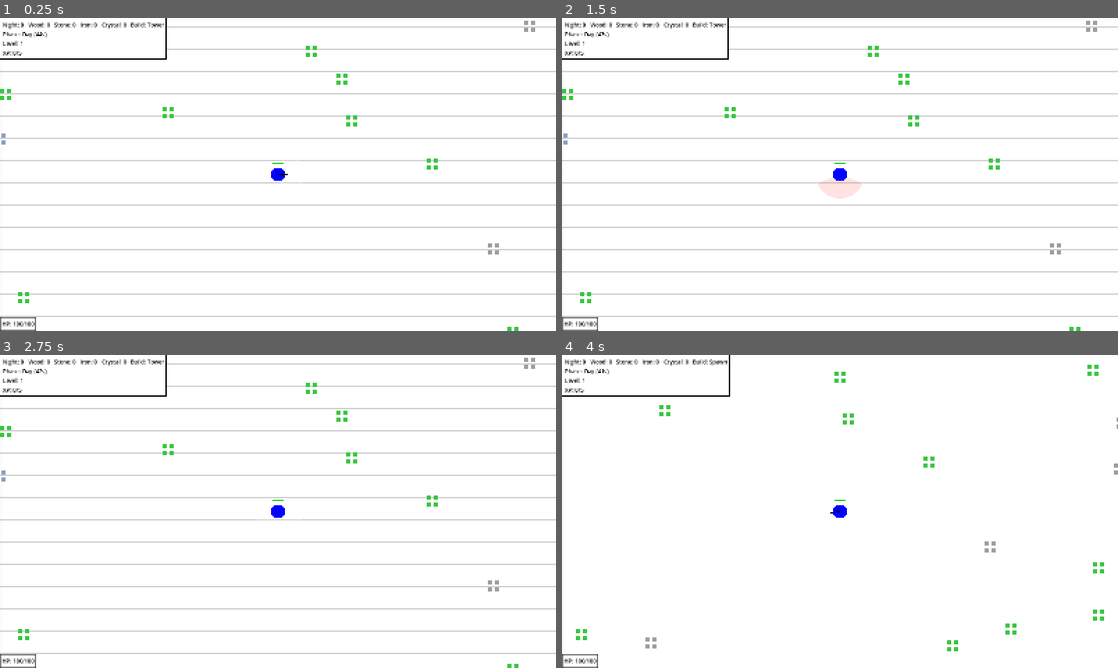
Above: before the commit, frames 1-4 (two rows, left to right).
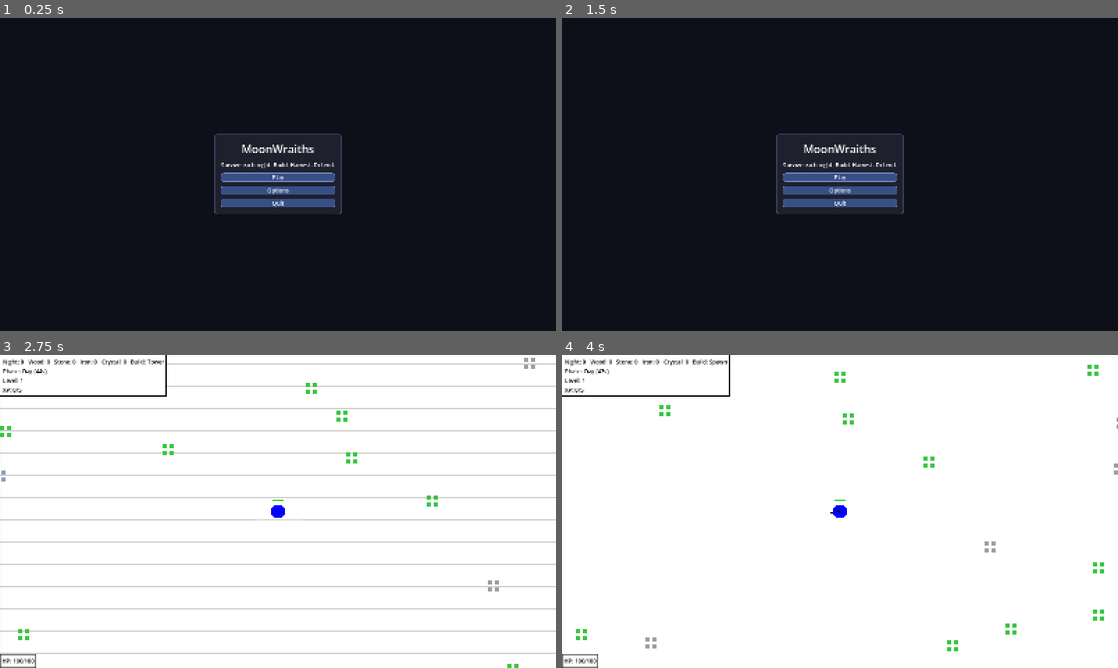
Above: after the commit, the same moments.

Repository: BigBadBaldJon/moonwraith
Game: Godot game, scene res://main_menu.tscn
The game is run twice, just before and just after one commit, with the same random seed, the same clock (stepped at 60 frames per second) and the same inputs. Before the commit the project starts from res://main.tscn. Sound files missing from this copy of the repository are replaced by a short silence.
Inputs (mouse positions are in pixels of both pictures, inside the frame that each line leads up to):
- Up to frame 1 (0.25 s): no input
- Up to frame 2 (1.5 s): click (840, 190) at 0.5 s, where only the run after the commit has a clickable "Options"; click (840, 205) at 1.25 s, where only the run after the commit has a clickable "Back"
- Up to frame 3 (2.75 s): click (278, 514) at 2 s, where only the run after the commit has a clickable "Play"
- Up to frame 4 (4 s): tap Enter at 2.75 s; move the mouse to (962, 495) at 2.77 s; hold D (move_right) 2.78-3.53 s; click (962, 495) at 2.85 s; move the mouse to (728, 527) at 3.52 s; hold S (move_down) from 3.53 s (still down); tap 1 (build_spawn) at 3.6 s

The runs differ from the first frame. In frame 1, 100% of the frame differs, in the area x 0-100%, y 0-100%; in frame 2, 100%; in frame 3, less than 0.1%; in frame 4, less than 0.1%.

Commit message:
Improve main menu text contrast and button styling

Diff:
--- /dev/null
+++ b/main_menu.gd
@@ -0,0 +1,86 @@
+extends Control
+
+const GAME_SCENE_PATH: String = "res://main.tscn"
+const MASTER_BUS_NAME: StringName = &"Master"
+
+@onready var main_panel: PanelContainer = $CenterContainer/MainPanel
+@onready var options_panel: PanelContainer = $CenterContainer/OptionsPanel
+
+@onready var play_button: Button = $CenterContainer/MainPanel/VBox/PlayButton
+@onready var options_button: Button = $CenterContainer/MainPanel/VBox/OptionsButton
+@onready var quit_button: Button = $CenterContainer/MainPanel/VBox/QuitButton
+
+@onready var fullscreen_check: CheckButton = $CenterContainer/OptionsPanel/VBox/FullscreenCheck
+@onready var volume_slider: HSlider = $CenterContainer/OptionsPanel/VBox/VolumeSlider
+@onready var volume_value_label: Label = $CenterContainer/OptionsPanel/VBox/VolumeValueLabel
+@onready var options_back_button: Button = $CenterContainer/OptionsPanel/VBox/BackButton
+
+
+func _ready() -> void:
+	get_tree().paused = false
+	_show_main_panel()
+	_sync_settings_to_ui()
+
+	play_button.pressed.connect(_on_play_pressed)
+	options_button.pressed.connect(_on_options_pressed)
+	quit_button.pressed.connect(_on_quit_pressed)
+	options_back_button.pressed.connect(_on_back_pressed)
+	fullscreen_check.toggled.connect(_on_fullscreen_toggled)
+	volume_slider.value_changed.connect(_on_master_volume_changed)
+
+
+func _show_main_panel() -> void:
+	main_panel.visible = true
+	options_panel.visible = false
+
+
+func _show_options_panel() -> void:
+	main_panel.visible = false
+	options_panel.visible = true
+
+
+func _sync_settings_to_ui() -> void:
+	fullscreen_check.button_pressed = (
+		DisplayServer.window_get_mode() == DisplayServer.WINDOW_MODE_FULLSCREEN
+	)
+
+	var master_bus_index: int = AudioServer.get_bus_index(MASTER_BUS_NAME)
+	if master_bus_index >= 0:
+		volume_slider.value = AudioServer.get_bus_volume_db(master_bus_index)
+
+	_update_volume_label(volume_slider.value)
+
+
+func _on_play_pressed() -> void:
+	get_tree().change_scene_to_file(GAME_SCENE_PATH)
+
+
+func _on_options_pressed() -> void:
+	_show_options_panel()
+
+
+func _on_quit_pressed() -> void:
+	get_tree().quit()
+
+
+func _on_back_pressed() -> void:
+	_show_main_panel()
+
+
+func _on_fullscreen_toggled(enabled: bool) -> void:
+	if enabled:
+		DisplayServer.window_set_mode(DisplayServer.WINDOW_MODE_FULLSCREEN)
+	else:
+		DisplayServer.window_set_mode(DisplayServer.WINDOW_MODE_WINDOWED)
+
+
+func _on_master_volume_changed(value: float) -> void:
+	var master_bus_index: int = AudioServer.get_bus_index(MASTER_BUS_NAME)
+	if master_bus_index >= 0:
+		AudioServer.set_bus_volume_db(master_bus_index, value)
+
+	_update_volume_label(value)
+
+
+func _update_volume_label(value: float) -> void:
+	volume_value_label.text = "Master Volume: " + str(int(round(value))) + " dB"
--- /dev/null
+++ b/main_menu.tscn
@@ -0,0 +1,170 @@
+[gd_scene format=3]
+
+[ext_resource type="Script" path="res://main_menu.gd" id="1_5tp20"]
+
+[sub_resource type="StyleBoxFlat" id="StyleBoxFlat_panel"]
+content_margin_left = 20.0
+content_margin_top = 20.0
+content_margin_right = 20.0
+content_margin_bottom = 20.0
+bg_color = Color(0.12, 0.13, 0.18, 0.96)
+border_width_left = 2
+border_width_top = 2
+border_width_right = 2
+border_width_bottom = 2
+border_color = Color(0.32, 0.38, 0.56, 1)
+corner_radius_top_left = 8
+corner_radius_top_right = 8
+corner_radius_bottom_right = 8
+corner_radius_bottom_left = 8
+
+[sub_resource type="StyleBoxFlat" id="StyleBoxFlat_button_normal"]
+bg_color = Color(0.22, 0.31, 0.52, 1)
+border_width_left = 1
+border_width_top = 1
+border_width_right = 1
+border_width_bottom = 1
+border_color = Color(0.42, 0.52, 0.74, 1)
+corner_radius_top_left = 6
+corner_radius_top_right = 6
+corner_radius_bottom_right = 6
+corner_radius_bottom_left = 6
+
+[sub_resource type="StyleBoxFlat" id="StyleBoxFlat_button_hover"]
+bg_color = Color(0.28, 0.38, 0.63, 1)
+border_width_left = 1
+border_width_top = 1
+border_width_right = 1
+border_width_bottom = 1
+border_color = Color(0.58, 0.67, 0.88, 1)
+corner_radius_top_left = 6
+corner_radius_top_right = 6
+corner_radius_bottom_right = 6
+corner_radius_bottom_left = 6
+
+[sub_resource type="StyleBoxFlat" id="StyleBoxFlat_button_pressed"]
+bg_color = Color(0.17, 0.25, 0.42, 1)
+border_width_left = 1
+border_width_top = 1
+border_width_right = 1
+border_width_bottom = 1
+border_color = Color(0.35, 0.45, 0.66, 1)
+corner_radius_top_left = 6
+corner_radius_top_right = 6
+corner_radius_bottom_right = 6
+corner_radius_bottom_left = 6
+
+[node name="MainMenu" type="Control"]
+layout_mode = 3
+anchors_preset = 15
+anchor_right = 1.0
+anchor_bottom = 1.0
+grow_horizontal = 2
+grow_vertical = 2
+script = ExtResource("1_5tp20")
+theme_override_colors/font_color = Color(0.94, 0.96, 1, 1)
+
+[node name="Background" type="ColorRect" parent="."]
+layout_mode = 1
+anchors_preset = 15
+anchor_right = 1.0
+anchor_bottom = 1.0
+grow_horizontal = 2
+grow_vertical = 2
+color = Color(0.05, 0.06, 0.1, 1)
+
+[node name="CenterContainer" type="CenterContainer" parent="."]
+layout_mode = 1
+anchors_preset = 15
+anchor_right = 1.0
+anchor_bottom = 1.0
+grow_horizontal = 2
+grow_vertical = 2
+
+[node name="MainPanel" type="PanelContainer" parent="CenterContainer"]
+custom_minimum_size = Vector2(360, 0)
+layout_mode = 2
+theme_override_styles/panel = SubResource("StyleBoxFlat_panel")
+
+[node name="VBox" type="VBoxContainer" parent="CenterContainer/MainPanel"]
+layout_mode = 2
+theme_override_constants/separation = 12
+
+[node name="TitleLabel" type="Label" parent="CenterContainer/MainPanel/VBox"]
+layout_mode = 2
+text = "MoonWraiths"
+horizontal_alignment = 1
+theme_override_font_sizes/font_size = 32
+
+[node name="SubtitleLabel" type="Label" parent="CenterContainer/MainPanel/VBox"]
+layout_mode = 2
+text = "Survive each night. Build. Harvest. Defend."
+horizontal_alignment = 1
+
+[node name="PlayButton" type="Button" parent="CenterContainer/MainPanel/VBox"]
+layout_mode = 2
+text = "Play"
+theme_override_colors/font_color = Color(0.95, 0.97, 1, 1)
+theme_override_styles/normal = SubResource("StyleBoxFlat_button_normal")
+theme_override_styles/hover = SubResource("StyleBoxFlat_button_hover")
+theme_override_styles/pressed = SubResource("StyleBoxFlat_button_pressed")
+
+[node name="OptionsButton" type="Button" parent="CenterContainer/MainPanel/VBox"]
+layout_mode = 2
+text = "Options"
+theme_override_colors/font_color = Color(0.95, 0.97, 1, 1)
+theme_override_styles/normal = SubResource("StyleBoxFlat_button_normal")
+theme_override_styles/hover = SubResource("StyleBoxFlat_button_hover")
+theme_override_styles/pressed = SubResource("StyleBoxFlat_button_pressed")
+
+[node name="QuitButton" type="Button" parent="CenterContainer/MainPanel/VBox"]
+layout_mode = 2
+text = "Quit"
+theme_override_colors/font_color = Color(0.95, 0.97, 1, 1)
+theme_override_styles/normal = SubResource("StyleBoxFlat_button_normal")
+theme_override_styles/hover = SubResource("StyleBoxFlat_button_hover")
+theme_override_styles/pressed = SubResource("StyleBoxFlat_button_pressed")
+
+[node name="OptionsPanel" type="PanelContainer" parent="CenterContainer"]
+visible = false
+custom_minimum_size = Vector2(360, 0)
+layout_mode = 2
+theme_override_styles/panel = SubResource("StyleBoxFlat_panel")
+
+[node name="VBox" type="VBoxContainer" parent="CenterContainer/OptionsPanel"]
+layout_mode = 2
+theme_override_constants/separation = 10
+
+[node name="OptionsTitle" type="Label" parent="CenterContainer/OptionsPanel/VBox"]
+layout_mode = 2
+text = "Options"
+horizontal_alignment = 1
+theme_override_font_sizes/font_size = 28
+
+[node name="FullscreenCheck" type="CheckButton" parent="CenterContainer/OptionsPanel/VBox"]
+layout_mode = 2
+text = "Fullscreen"
+theme_override_colors/font_color = Color(0.95, 0.97, 1, 1)
+
+[node name="VolumeLabel" type="Label" parent="CenterContainer/OptionsPanel/VBox"]
+layout_mode = 2
+text = "Master Volume"
+
+[node name="VolumeSlider" type="HSlider" parent="CenterContainer/OptionsPanel/VBox"]
+layout_mode = 2
+min_value = -30.0
+max_value = 6.0
+step = 1.0
+value = 0.0
+
+[node name="VolumeValueLabel" type="Label" parent="CenterContainer/OptionsPanel/VBox"]
+layout_mode = 2
+text = "Master Volume: 0 dB"
+
+[node name="BackButton" type="Button" parent="CenterContainer/OptionsPanel/VBox"]
+layout_mode = 2
+text = "Back"
+theme_override_colors/font_color = Color(0.95, 0.97, 1, 1)
+theme_override_styles/normal = SubResource("StyleBoxFlat_button_normal")
+theme_override_styles/hover = SubResource("StyleBoxFlat_button_hover")
+theme_override_styles/pressed = SubResource("StyleBoxFlat_button_pressed")
--- a/project.godot
+++ b/project.godot
@@ -11,7 +11,7 @@
 [application]
 
 config/name="MoonWraiths"
-run/main_scene="uid://c3da55t5x5jfx"
+run/main_scene="res://main_menu.tscn"
 config/features=PackedStringArray("4.6", "Forward Plus")
 config/icon="res://icon.svg"
 
